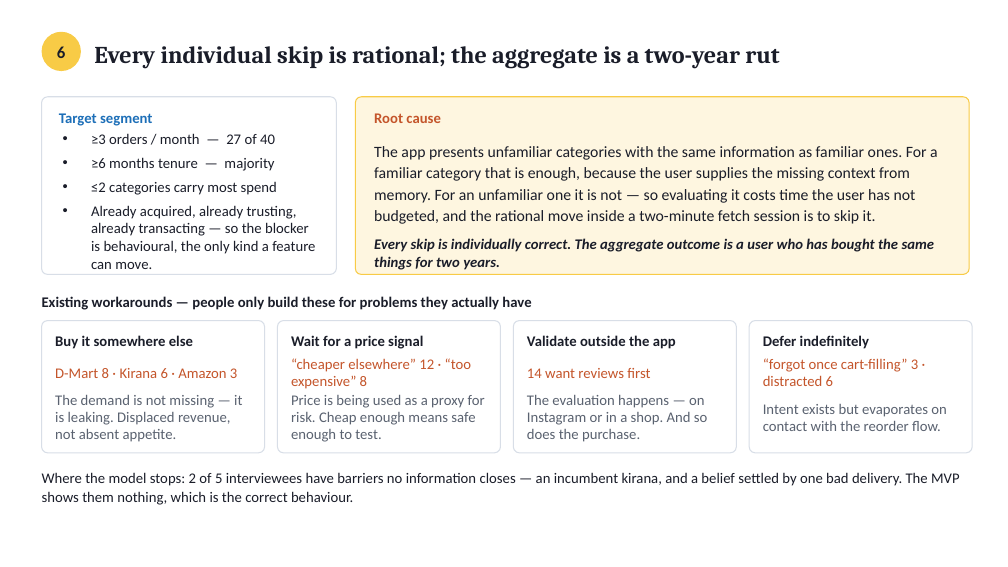
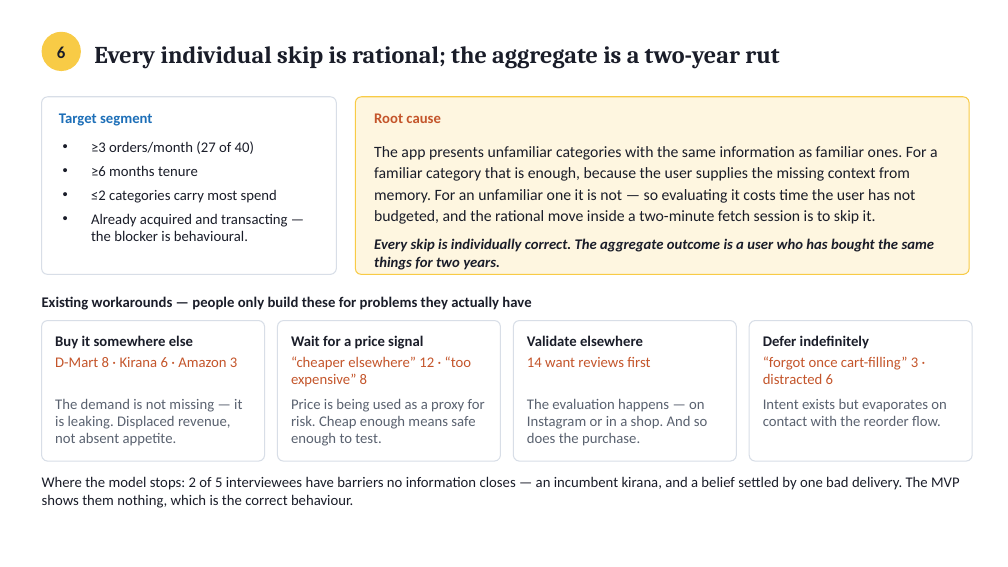
Before and after one commit to ayushbisht-source/Blinkit, a slide deck: slide 6 of deck/Blinkit-Category-Exploration.pptx. Drawn at 1008x567 pixels with LibreOffice and Linux fonts; fonts in the diff are those of the drawing. Boxes give left, top, right and bottom in pixels: in the first picture for what was removed or moved away, otherwise in the second. Text is boxed around its words. In the diff, an @@ line names an element or a change of style, - is before the commit and + after.

```diff
--- a/deck/Blinkit-Category-Exploration.pptx
+++ b/deck/Blinkit-Category-Exploration.pptx
@@ vertical alignment middle to top in 9 elements at (55,357,237,367), (291,356,471,387), (527,357,650,367), (763,356,918,384), (55,399,242,446), (291,399,485,446), (527,399,707,446), (763,399,946,426), (91,141,287,241) @@
@@ text at (91,141,254,176): text changed @@
-• ≥3 orders / month — 27 of 40
-• ≥6 months tenure — majority
+• ≥3 orders/month (27 of 40)
+• ≥6 months tenure
@@ text at (91,213,287,241): text changed @@
-• Already acquired, already trusting, already transacting — so the blocker is behavioural, the only kind a feature can move.
+• Already acquired and transacting — the blocker is behavioural.
@@ rounded rectangle: place and size @@
-rounded rectangle at (42,321,265,453)
+rounded rectangle at (42,321,265,461)
@@ rounded rectangle: place and size @@
-rounded rectangle at (278,321,501,453)
+rounded rectangle at (278,321,501,461)
@@ rounded rectangle: place and size @@
-rounded rectangle at (513,321,737,453)
+rounded rectangle at (513,321,737,461)
@@ proportions changed in 4 elements at (42,321,265,461), (278,321,501,461), (513,321,737,461), (749,321,972,461) @@
@@ rounded rectangle: place and size @@
-rounded rectangle at (749,321,972,453)
+rounded rectangle at (749,321,972,461)
@@ text at (527,335,643,346): text changed @@
-Validate outside the app
+Validate elsewhere
@@ text "Where the model stops: 2 ..." at (42,476,960,508): line spacing 18pt to 1; vertical alignment middle to top @@
```
Also in this commit, not shown: 7 other slides changed, 3 other files.
